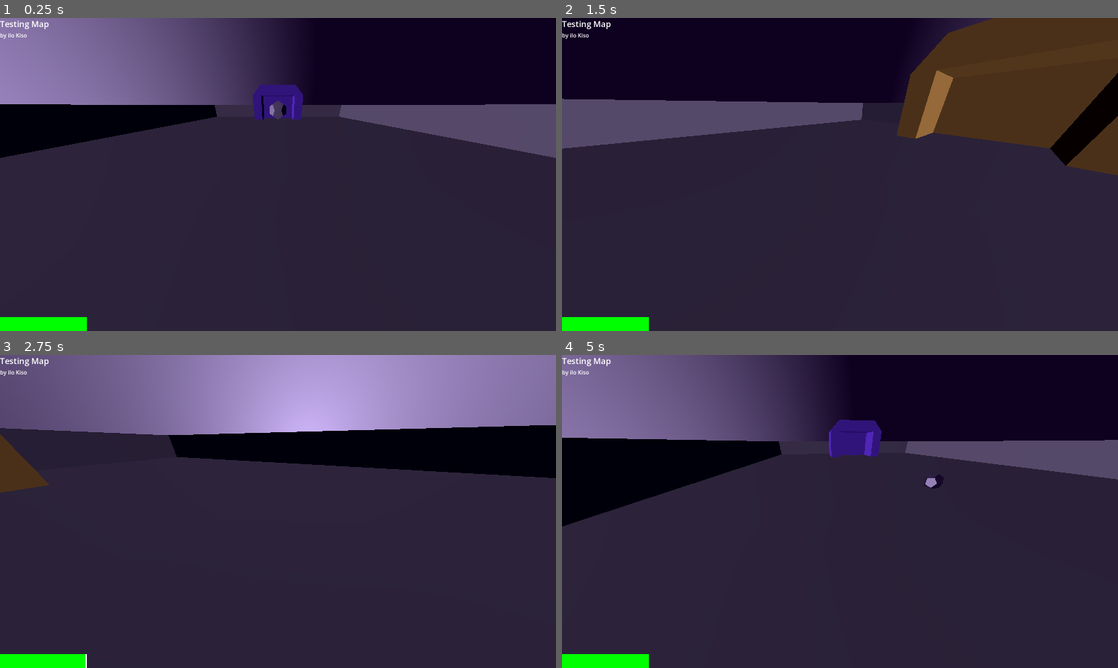
Above: before the commit, frames 1-4 (two rows, left to right).
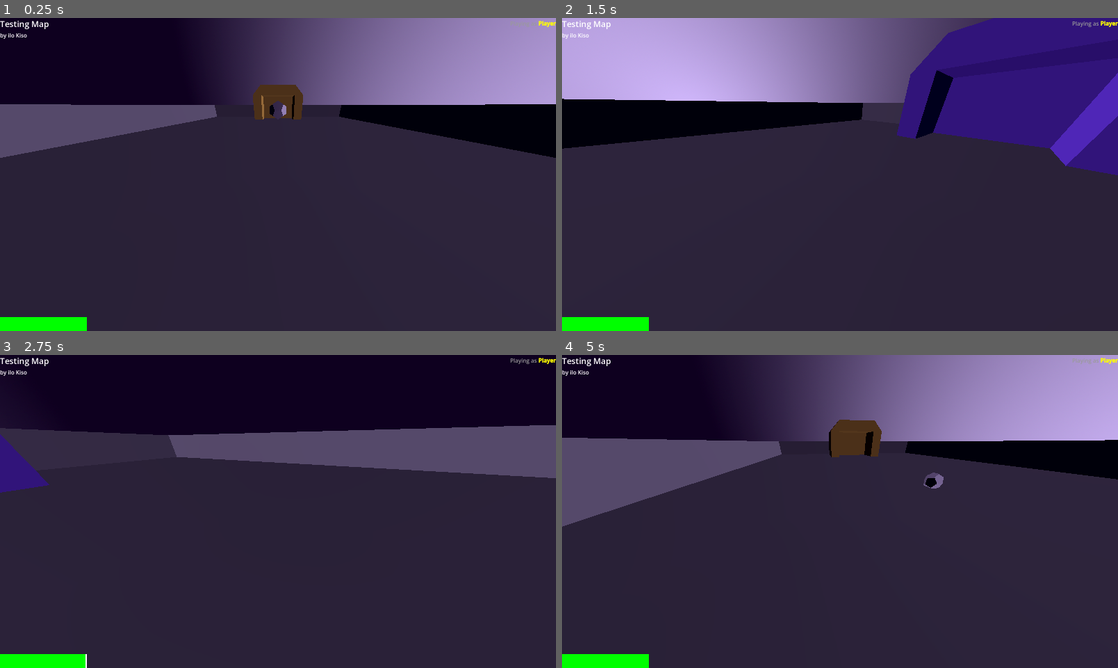
Above: after the commit, the same moments.

Repository: Matto58/dodecahedronfootball
Game: Godot game, scene res://maps/testmap.tscn
The game is run twice, just before and just after one commit, with the same random seed, the same clock (stepped at 60 frames per second) and the same inputs. This scene is started directly instead of the project's main scene.
Inputs:
- Up to frame 1 (0.25 s): no input
- Up to frame 2 (1.5 s): hold D (right) 0.53-1.28 s; hold Shift (sprint) 0.53-1.28 s; hold S (backward) from 1.28 s (still down); tap Space (yump) at 1.35 s
- Up to frame 3 (2.75 s): release S (backward) at 2.03 s; hold D (right) from 2.03 s (still down); hold Shift (sprint) from 2.03 s (still down)
- Up to frame 4 (5 s): release D (right) at 2.78 s; release Shift (sprint) at 2.78 s; hold W (forward) 2.78-3.53 s; tap Space (yump) at 2.85, 4.35 s; hold Shift (sprint) 3.53-4.28 s; hold A (left) from 3.53 s (still down)

The runs differ from the first frame. In frame 1, 34% of the frame differs, in the area x 0-100%, y 0-45%; in frame 2, 38%, in the area x 0-100%, y 0-51%; in frame 3, 33%; in frame 4, 35%.

Commit message:
bump to 0.2.2, add player nicknames and teams

Diff:
--- a/maps/testmap.tscn
+++ b/maps/testmap.tscn
@@ -31,7 +31,6 @@
 script = ExtResource("1_6seei")
 title = "Testing Map"
 author = "ilo Kiso"
-playersPerTeam = 5
 metadata/_custom_type_script = "uid://b5se86qylwv8l"
 
 [node name="ball" parent="." unique_id=95649449 instance=ExtResource("1_julm7")]
@@ -42,7 +41,7 @@
 transform = Transform3D(1, 0, 0, 0, 1, 0, 0, 0, 1, 0, 3, 0)
 
 [node name="player" parent="." unique_id=1311159354 instance=ExtResource("2_ys0t5")]
-transform = Transform3D(-4.371139e-08, 0, 1, 0, 1, 0, -1, 0, -4.371139e-08, 8, 2.5, 0)
+transform = Transform3D(-4.371139e-08, 0, -1, 0, 1, 0, 1, 0, -4.371139e-08, -8, 2.5, 0)
 
 [node name="clanker spawner" parent="." unique_id=1932460306 instance=ExtResource("3_8vdae")]
 
--- a/scenes/hud.tscn
+++ b/scenes/hud.tscn
@@ -125,3 +125,13 @@
 offset_right = 250.0
 offset_bottom = 900.0
 color = Color(0, 1, 0, 1)
+
+[node name="RichTextLabel" type="RichTextLabel" parent="." unique_id=1317162160]
+layout_mode = 0
+offset_left = 1200.0
+offset_top = 4.0
+offset_right = 1600.0
+offset_bottom = 44.0
+bbcode_enabled = true
+fit_content = true
+horizontal_alignment = 2
--- a/scenes/player.tscn
+++ b/scenes/player.tscn
@@ -2,6 +2,8 @@
 
 [ext_resource type="Script" uid="uid://ctvrdn4fpbrqv" path="res://scripts/player.gd" id="1_4flbx"]
 [ext_resource type="Material" uid="uid://deq4jfd6yctbe" path="res://misc/skybox.tres" id="2_onrkg"]
+[ext_resource type="Material" uid="uid://d3qicmrabgrbm" path="res://mats/goalourple.tres" id="2_tuyoq"]
+[ext_resource type="Material" uid="uid://cg0kx4l5arnyb" path="res://mats/goalyello.tres" id="3_fjrip"]
 [ext_resource type="PackedScene" uid="uid://6glcw70ftxdt" path="res://scenes/hud.tscn" id="3_qhqgy"]
 [ext_resource type="PackedScene" uid="uid://du5ra3k5noqb7" path="res://scenes/pause_menu.tscn" id="4_dqkch"]
 
@@ -18,6 +20,8 @@
 
 [node name="player" type="CharacterBody3D" unique_id=1748714981]
 script = ExtResource("1_4flbx")
+purpleMaterial = ExtResource("2_tuyoq")
+yellowMaterial = ExtResource("3_fjrip")
 metadata/_custom_type_script = "uid://ctvrdn4fpbrqv"
 
 [node name="CollisionShape3D" type="CollisionShape3D" parent="." unique_id=455418228]
--- a/scenes/settings_menu.tscn
+++ b/scenes/settings_menu.tscn
@@ -81,14 +81,27 @@
 text = "Keyboard specific (none for now)"
 label_settings = SubResource("LabelSettings_05p07")
 
-[node name="savesettingsbtn" type="Button" parent="TabContainer/Controls" unique_id=184736798]
+[node name="Player" type="VBoxContainer" parent="TabContainer" unique_id=2113281761]
+visible = false
 layout_mode = 2
-text = "Save"
+metadata/_tab_index = 1
+
+[node name="HFlowContainer" type="HFlowContainer" parent="TabContainer/Player" unique_id=1503792346]
+layout_mode = 2
+
+[node name="Label" type="Label" parent="TabContainer/Player/HFlowContainer" unique_id=432204407]
+layout_mode = 2
+text = "Nickname"
+
+[node name="nickname" type="LineEdit" parent="TabContainer/Player/HFlowContainer" unique_id=1705356399]
+unique_name_in_owner = true
+layout_mode = 2
+size_flags_horizontal = 3
 
 [node name="About" type="VBoxContainer" parent="TabContainer" unique_id=1985007587]
 visible = false
 layout_mode = 2
-metadata/_tab_index = 1
+metadata/_tab_index = 2
 
 [node name="versionlabel" type="Label" parent="TabContainer/About" unique_id=1395943504]
 unique_name_in_owner = true
@@ -107,8 +120,13 @@
 [url]https://github.com/Matto58/dodecahedronfootball[/url]"
 fit_content = true
 
+[node name="savesettingsbtn" type="Button" parent="." unique_id=184736798]
+layout_mode = 2
+text = "Save"
+
 [connection signal="value_changed" from="TabContainer/Controls/HFlowContainer/rotsensitivity" to="." method="_on_rotationsensitivity_value_changed"]
 [connection signal="button_down" from="TabContainer/Controls/rightstickforpan" to="." method="_on_rightstickforpan_button_down"]
 [connection signal="toggled" from="TabContainer/Controls/rightstickforpan" to="." method="_on_rightstickforpan_toggled"]
-[connection signal="pressed" from="TabContainer/Controls/savesettingsbtn" to="." method="_on_savesettingsbtn_pressed"]
+[connection signal="text_changed" from="TabContainer/Player/HFlowContainer/nickname" to="." method="_on_nickname_text_changed"]
 [connection signal="meta_clicked" from="TabContainer/About/RichTextLabel" to="." method="_on_rich_text_label_meta_clicked"]
+[connection signal="pressed" from="savesettingsbtn" to="." method="_on_savesettingsbtn_pressed"]
--- a/scripts/classes/hud.gd
+++ b/scripts/classes/hud.gd
@@ -2,7 +2,7 @@
 
 class_name PlayerHUD
 
-@export_group("These are set programatically")
+@export_group("Programatically set values")
 @export var animationPlayer: AnimationPlayer
 @export var goalLabel: Label
 
--- a/scripts/classes/map.gd
+++ b/scripts/classes/map.gd
@@ -5,4 +5,4 @@
 @export_group("Properties")
 @export var title: String
 @export var author: String
-@export var playersPerTeam: int
+@export var maxPlayersPerTeam: int
--- a/scripts/map_logic.gd
+++ b/scripts/map_logic.gd
@@ -7,6 +7,9 @@
 # Called when the node enters the scene tree for the first time.
 func _ready() -> void:
 	resetBall()
+	$player.nickname = Settoing.activeInstance.nickname
+	$player.isYellow = randf() >= 0.5
+	$player.initPlayerNickInHUD()
 	$player/Camera3D/HUD/mapprops/author.text = "by " + author
 	$player/Camera3D/HUD/mapprops/name.text = title
 	$"oob detector".body_entered.connect(func(body):
--- a/scripts/player.gd
+++ b/scripts/player.gd
@@ -2,7 +2,13 @@
 
 class_name Player
 
-@export_group("These are set programatically")
+@export_group("Configurable values")
+@export var isYellow: bool = false
+@export var purpleMaterial: StandardMaterial3D
+@export var yellowMaterial: StandardMaterial3D
+@export var nickname: String
+
+@export_group("Programatically set values")
 @export var camera: Camera3D
 @export var hud: PlayerHUD
 
@@ -16,6 +22,10 @@
 func _ready() -> void:
 	camera = $Camera3D
 	hud = $Camera3D/HUD
+	$MeshInstance3D.mesh.surface_set_material(0, yellowMaterial if isYellow else purpleMaterial)
+
+func initPlayerNickInHUD():
+	$Camera3D/HUD/RichTextLabel.append_text("[color=\"#999\"]Playing as[/color] [b][color=\"#%s\"]%s[/color][/b]" % ["ff0" if isYellow else "7f00ff", nickname])
 
 func _process(delta: float) -> void:
 	$Camera3D/HUD/staminabar.size.x = $Camera3D/HUD/ColorRect2.size.x * stamina
--- a/scripts/settings.gd
+++ b/scripts/settings.gd
@@ -3,12 +3,13 @@
 class_name Settoing # <-- yes this is a phighting reference. yes it is an intentional typo
 
 # GAME INFO CONSTS
-const GAME_VER = "0.2.1"
+const GAME_VER = "0.2.2"
 const GAME_DEMO_NUM = 2
 
 # PLAYER
 @export var rotMod: float = 0.05
 @export var useAltPan: bool = false
+@export var nickname: String = "Player"
 
 # TEST VALUES
 @export var a: String = "sdjhsjdhs"
--- a/scripts/settings_menu.gd
+++ b/scripts/settings_menu.gd
@@ -7,6 +7,7 @@
 	%rotsensitivity.value = Settoing.activeInstance.rotMod * 100
 	%rotsensitivitylabel.text = str(%rotsensitivity.value)
 	%rightstickforpan.button_pressed = Settoing.activeInstance.useAltPan
+	%nickname.text = Settoing.activeInstance.nickname
 	%versionlabel.text = "Dodecahedron Football - Version " + Settoing.GAME_VER + " - Demo " + str(Settoing.GAME_DEMO_NUM)
 
 func _on_rotationsensitivity_value_changed(value: float) -> void:
@@ -21,6 +22,9 @@
 	print(toggled_on)
 	Settoing.activeInstance.useAltPan = toggled_on
 
+func _on_nickname_text_changed(new_text: String) -> void:
+	Settoing.activeInstance.nickname = new_text
+
 func _on_savesettingsbtn_pressed() -> void:
 	Settoing.saveToFile(Settoing.activeInstance)
 
